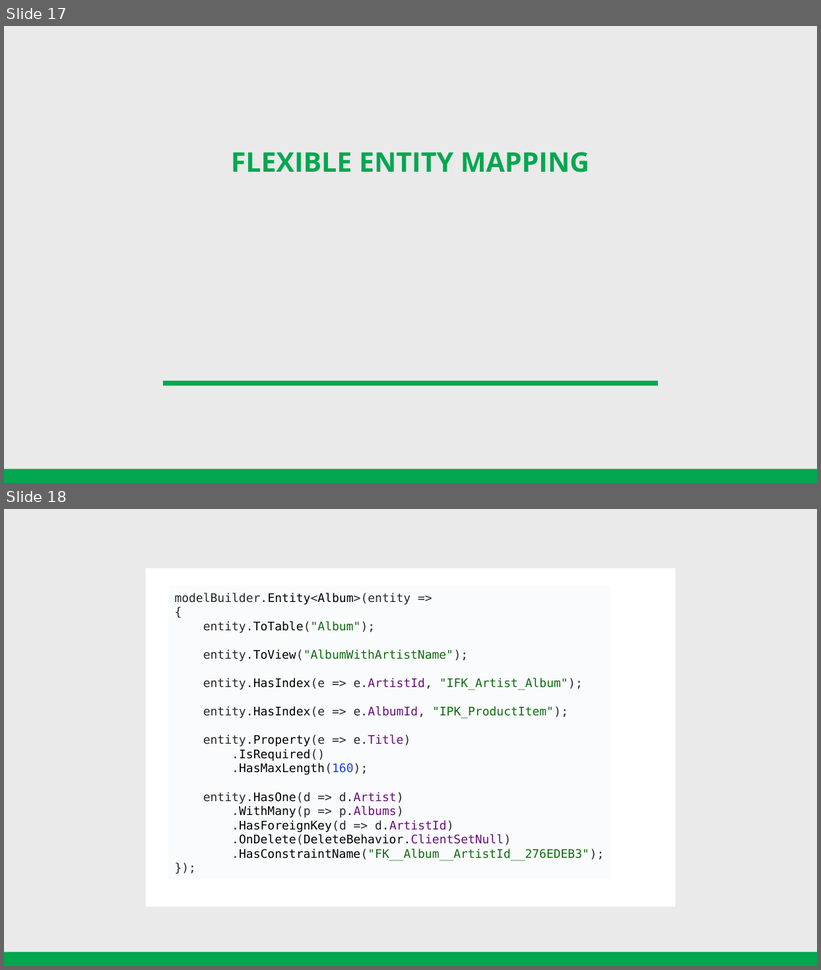
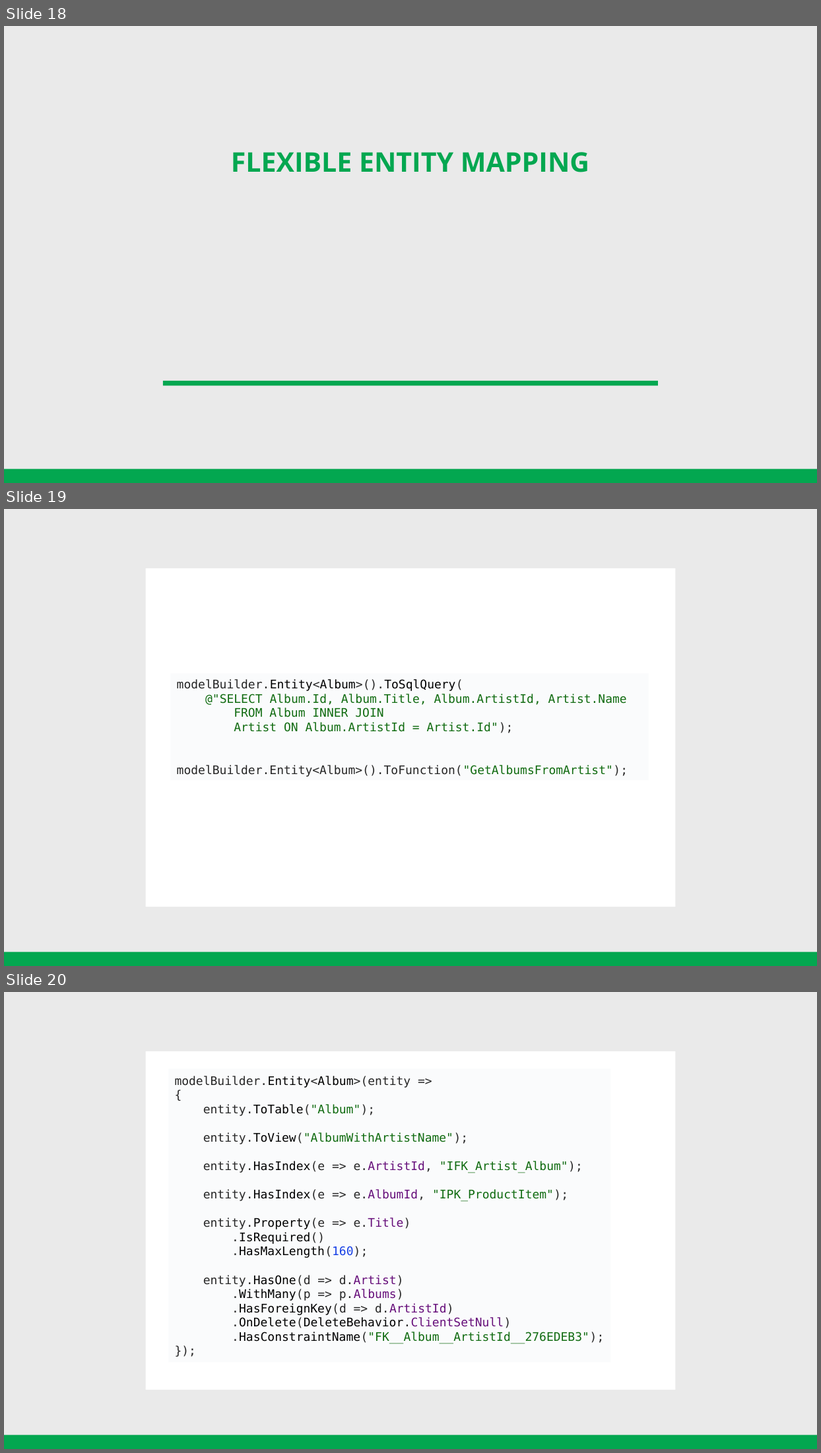
Before and after one commit to cwoodruff/EFCore5Demos, a slide deck: What’s new in Entity Framework Core 5.pptx. Shown one above the other, each under a label of ours: slides 17 and 18 before the commit, slides 18, 19 and 20 after it. The pictures are 821x970 and 821x1453 pixels, drawn with LibreOffice and Linux fonts; fonts in the diff are those of the drawing. Boxes give left, top, right and bottom in pixels: in the first picture for what was removed or moved away, otherwise in the second. Text is boxed around its words. In the diff, an @@ line names an element or a change of style, - is before the commit and + after.

```diff
--- a/What’s new in Entity Framework Core 5.pptx
+++ b/What’s new in Entity Framework Core 5.pptx
@@ slide 19 added at [4,509,817,966], background #EAEAEA; not listed: 2 template elements that a slide beside it also shows @@
@@ text added at [177,679,628,777], 14 pt, text #106B10 @@
+modelBuilder.Entity<Album>().ToSqlQuery(
+@"SELECT Album.Id, Album.Title, Album.ArtistId, Artist.Name
+FROM Album INNER JOIN
+Artist ON Album.ArtistId = Artist.Id");
+modelBuilder.Entity<Album>().ToFunction("GetAlbumsFromArtist");
@@ what was slide 17 is now slide 18 @@
@@ what was slide 18 is now slide 20 @@
```
Also in this commit, not shown: 6 slides changed, 3 other slides added.
